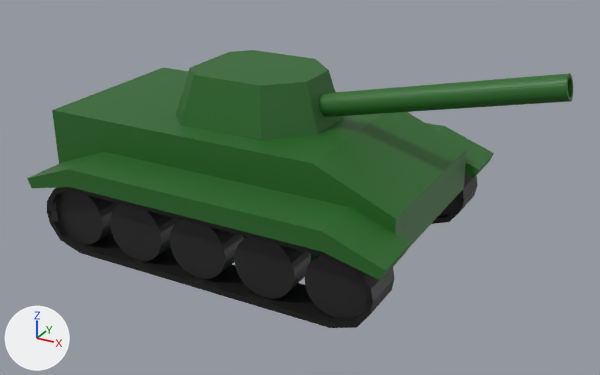
Two versions of the Blender file blender/tank.blend, one commit apart.
Before and after are seen from a 50 mm camera at (8.07, -13.38, 6.94) aimed at (0.91, -0.36, 0.43). Arrows for +X, +Y and +Z are at lower left; the lights stay in place. The first picture is the older version.
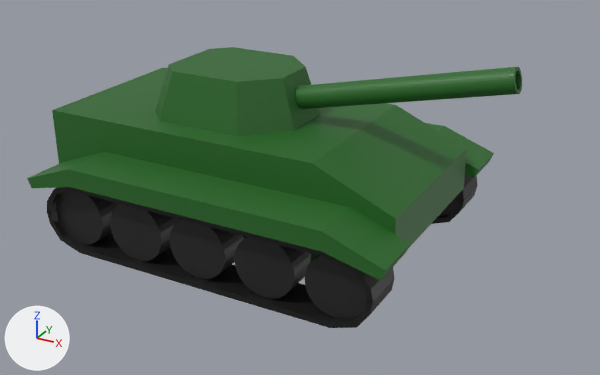
Patch to the scene script:
```diff
--- a/blender/tank.blend.py
+++ b/blender/tank.blend.py
@@ ob_cube_002 @@
 ob_cube_002.matrix_parent_inverse = Matrix(((0.0, 0.0, -1.0, -0.864), (0.0, 1.0, 0.0, 0.0), (1.0, 0.0, 0.0, 0.0), (0.0, 0.0, 0.0, 1.0)))
-ob_cube_002.location = (0.174, 1.0, 1.781)
+ob_cube_002.location = (-0.326, 1.0, 1.781)
 _m = ob_cube_002.modifiers.new('Mirror', 'MIRROR')
@@ ob_cannon @@
 ob_cannon.matrix_parent_inverse = Matrix(((0.0, 0.0, -1.0, -0.864), (0.0, 1.0, 0.0, 0.0), (1.0, 0.0, 0.0, 0.0), (0.0, 0.0, 0.0, 1.0)))
-ob_cannon.location = (0.838, 0.0, 1.966)
+ob_cannon.location = (0.0, 0.0, 1.966)
 ob_cannon.rotation_euler = (0.0, 1.351, 0.0)  # degrees (0, 77, 0)
```

What differs and where, as boxes (x1, y1, x2, y2) in the pictures (600 x 375 px):
'Cube.002', moved
    before: (176, 50, 343, 141)
    after: (155, 47, 320, 136)
'Cannon', moved
    before: (319, 73, 573, 117)
    after: (295, 67, 522, 109)
